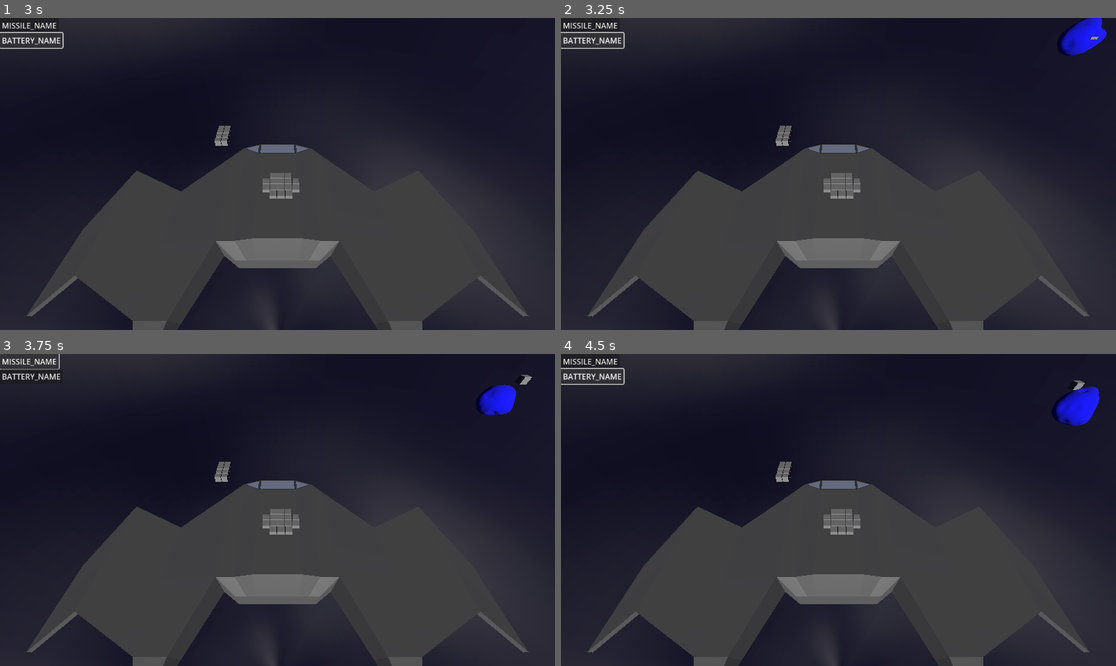
Above: before the commit, frames 1-4 (two rows, left to right).
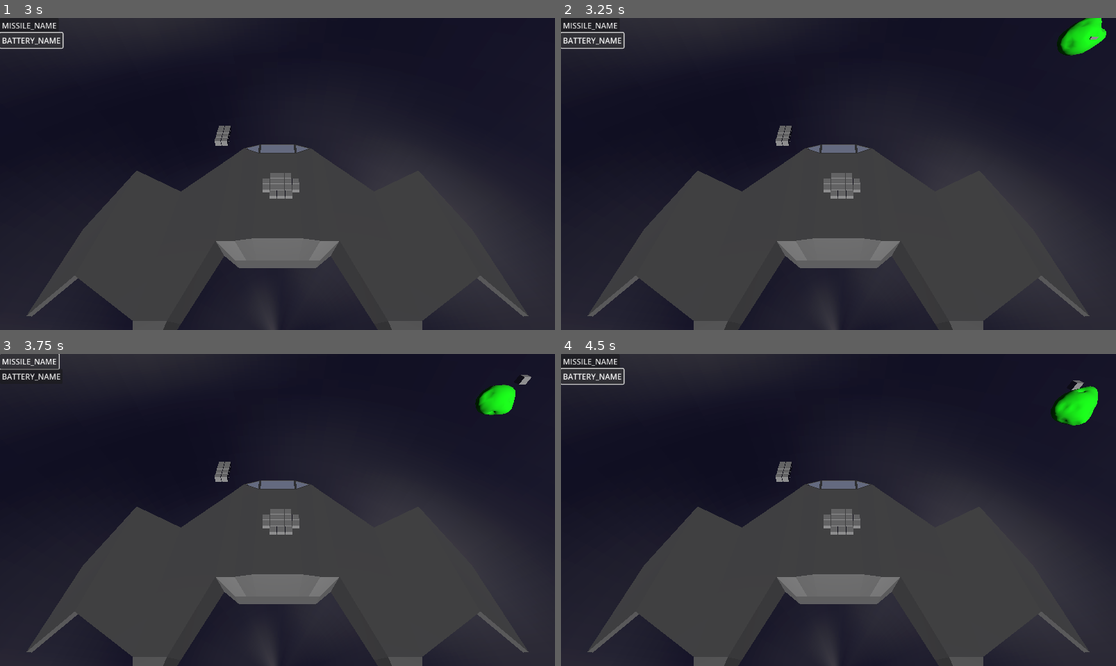
Above: after the commit, the same moments.

Repository: Xwilarg/LudumDare54
Game: Godot game, scene res://Scenes/Main.tscn
Same seed, same stepped clock (60 frames per second), same inputs: the game is played once before the commit and once after it.
Inputs:
- Up to frame 1 (3 s): click "MISSILE_NAME" at 0.5 s; click "BATTERY_NAME" at 1.25 s; click "MISSILE_NAME" at 2 s; click "BATTERY_NAME" at 2.75 s
- Up to frame 2 (3.25 s): no input
- Up to frame 3 (3.75 s): click "MISSILE_NAME" at 3.5 s
- Up to frame 4 (4.5 s): click "BATTERY_NAME" at 4.25 s

Frame 1 is identical in both runs. In frame 2, 0.7% of the frame differs, in the area x 89-99%, y 0-13%; in frame 3, 0.6%; in frame 4, 0.8%, in the area x 88-97%, y 8-23%.
Error before the commit: Invalid type in function 'set_type' in base 'Node3D (Asteroid)'. Cannot convert argument 1 from Dictionary to String. (res://Scripts/AsteroidSpawner.gd:51)

Commit message:
Fix the **** bug

Diff:
--- a/Scripts/AsteroidSpawner.gd
+++ b/Scripts/AsteroidSpawner.gd
@@ -48,7 +48,7 @@
 
 	asteroid.position = asteroid_position
 	asteroid.parent = self
-	asteroid.set_type(asteroid_type)
+	asteroid.set_type(type)
 	var material_ =  asteroid_type["material"]
 	asteroid.set_material(material_)
 
